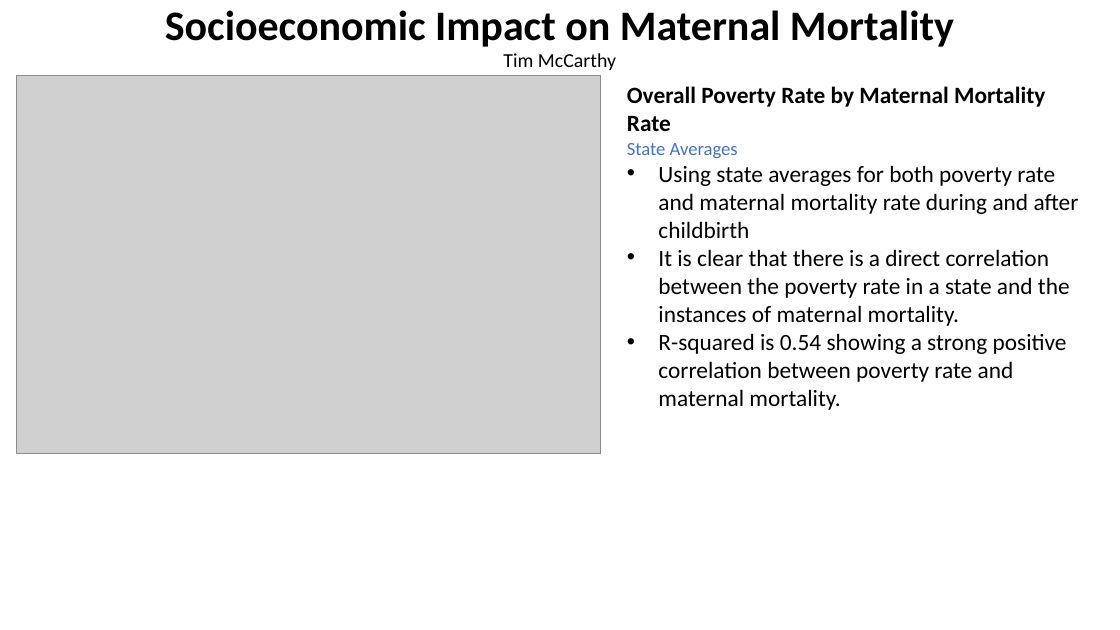
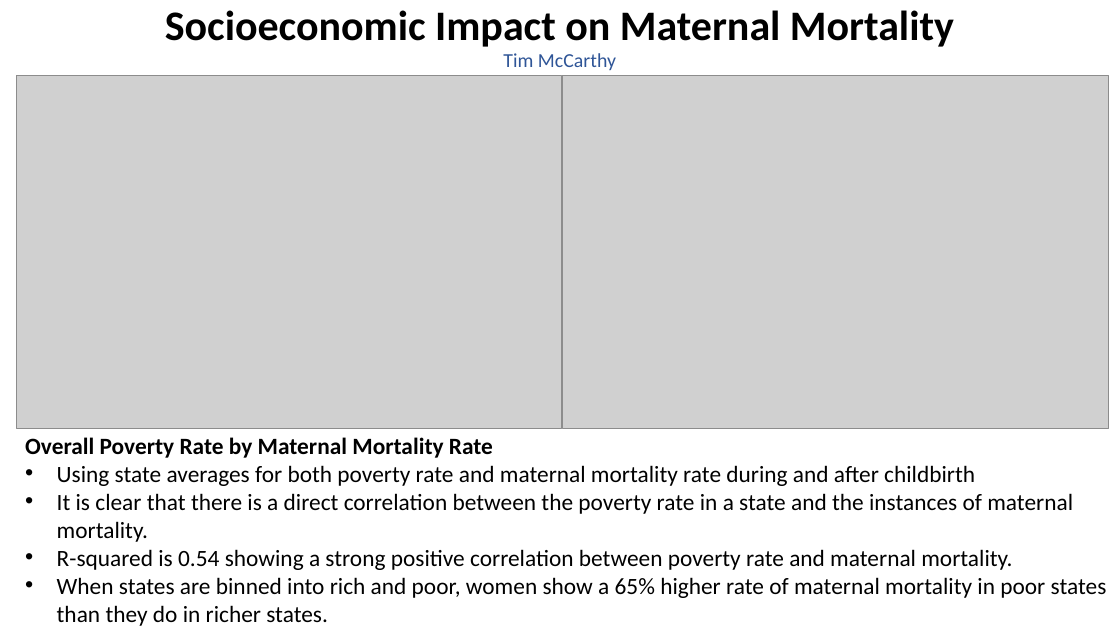
Before and after one commit to parrisburton715/project-one, a slide deck: slide 2 of Project Plan.pptx. Drawn at 1120x630 pixels with LibreOffice and Linux fonts; fonts in the diff are those of the drawing; grey boxes stand for pictures. Boxes give left, top, right and bottom in pixels: in the first picture for what was removed or moved away, otherwise in the second. Text is boxed around its words. In the diff, an @@ line names an element or a change of style, - is before the commit and + after.

```diff
--- a/Project Plan.pptx
+++ b/Project Plan.pptx
@@ text "Tim McCarthy" at [503, 53, 616, 70]: text colour #000000 to #2F5597 @@
@@ picture: place and size @@
-picture at [17, 76, 601, 454]
+picture at [17, 76, 562, 429]
@@ picture added at [563, 76, 1109, 429] @@
@@ text at [627, 143, 738, 158]: paragraph removed @@
-State Averages
@@ text "Overall Poverty Rate by Maternal ...": place and size @@
-text "Overall Poverty Rate by Maternal ..." at [627, 86, 1079, 410]
+text "Overall Poverty Rate by Maternal ..." at [25, 437, 1107, 626]
@@ text at [57, 577, 1107, 626]: paragraph added @@
+• When states are binned into rich and poor, women show a 65% higher rate of maternal mortality in poor states than they do in richer states.
```
Also in this commit, not shown: 2 other slides changed, 5 slides added, 1 slide removed, 1 other file.
